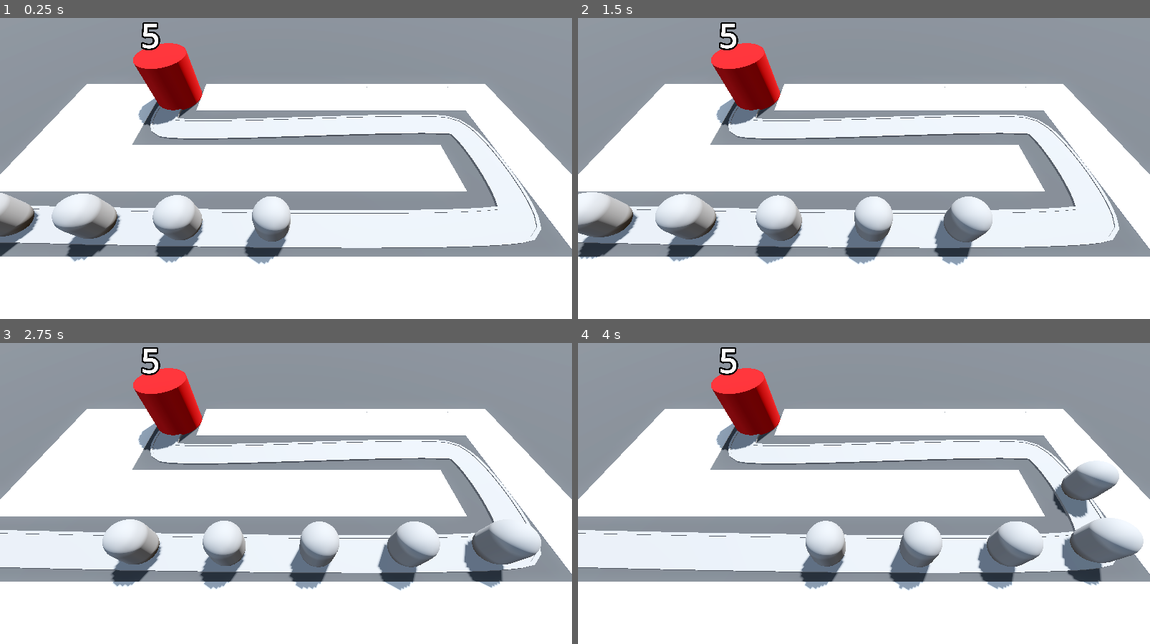
Above: before the commit, frames 1-4 (two rows, left to right).
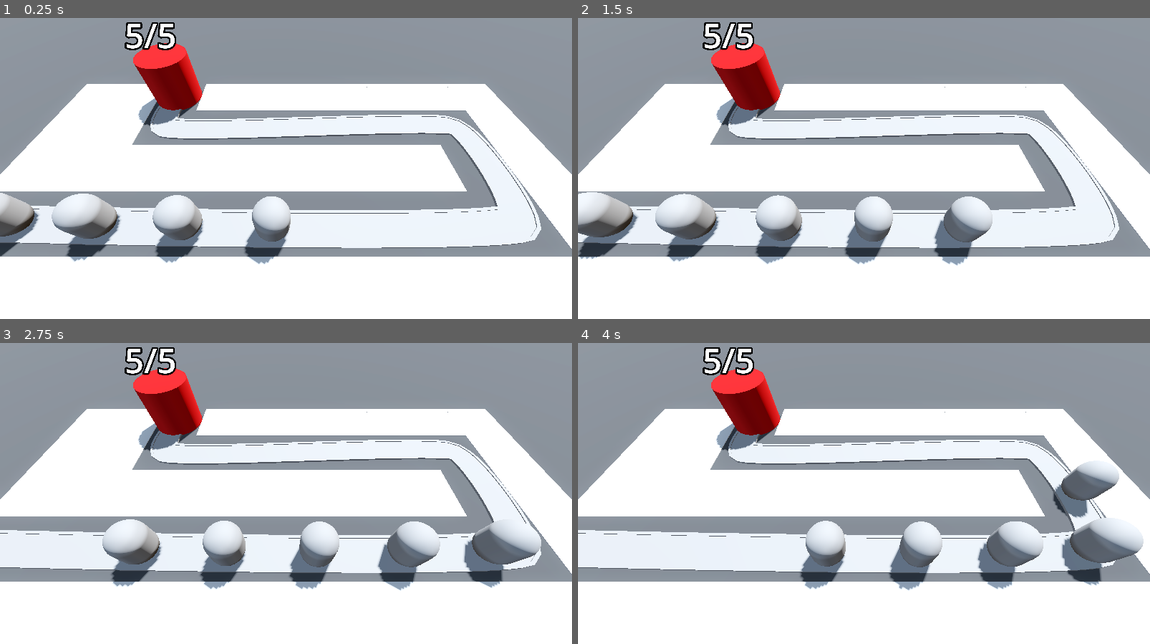
Above: after the commit, the same moments.

Repository: ericvennemeyer/BarbarianBlaster
Game: Godot game, scene res://base_level.tscn
Two runs of this game, one before a commit and one after it. Both use one fixed random seed, a clock stepped at 60 frames per second and the inputs below.
Inputs:
- Up to frame 1 (0.25 s): no input
- Up to frame 2 (1.5 s): no input
- Up to frame 3 (2.75 s): no input
- Up to frame 4 (4 s): no input

The runs differ from the first frame. In frame 1, 0.6% of the frame differs, in the area x 21-31%, y 1-11%; in frame 2, 0.6%; in frame 3, 0.6%; in frame 4, 0.6%.

Commit message:
3.10 -- Texts, Strings and Colors

Diff:
--- a/Base/base.gd
+++ b/Base/base.gd
@@ -6,8 +6,10 @@
 var current_health: int:
 	set(health_in):
 		current_health = health_in
-		label_3d.text = str(current_health)
-		print("Health changed")
+		label_3d.text = "%s/%s" %[current_health, max_health]
+		var white: Color = Color.WHITE
+		var red: Color = Color.RED
+		label_3d.modulate = red.lerp(white, float(current_health) / float(max_health))
 		if current_health < 1:
 			get_tree().reload_current_scene()
 
